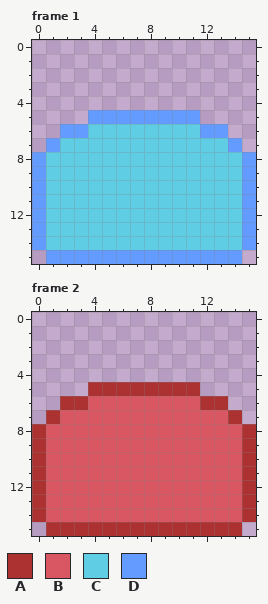
Edited in one commit: pixel-art file (apps/images/tincho_vrunner/src/props.aseprite). Above: the version before the commit.
16x16 pixels, 3 frames. Shown: frame 1, frame 2. The commit also changed other frames, which this record leaves out.
Palette (. is transparent): A #ac3232  B #d95763  C #5fcde4  D #639bff
Pixels before, frame 1, first column x 0:
 5 ....DDDDDDDD....
 6 ..DDCCCCCCCCDD..
 7 .DCCCCCCCCCCCCD.
 8 DCCCCCCCCCCCCCCD
 9 DCCCCCCCCCCCCCCD
10 DCCCCCCCCCCCCCCD
11 DCCCCCCCCCCCCCCD
12 DCCCCCCCCCCCCCCD
13 DCCCCCCCCCCCCCCD
14 DCCCCCCCCCCCCCCD
15 .DDDDDDDDDDDDDD.
Pixels before, frame 2, first column x 0:
 5 ....AAAAAAAA....
 6 ..AABBBBBBBBAA..
 7 .ABBBBBBBBBBBBA.
 8 ABBBBBBBBBBBBBBA
 9 ABBBBBBBBBBBBBBA
10 ABBBBBBBBBBBBBBA
11 ABBBBBBBBBBBBBBA
12 ABBBBBBBBBBBBBBA
13 ABBBBBBBBBBBBBBA
14 ABBBBBBBBBBBBBBA
15 .AAAAAAAAAAAAAA.
After the commit:
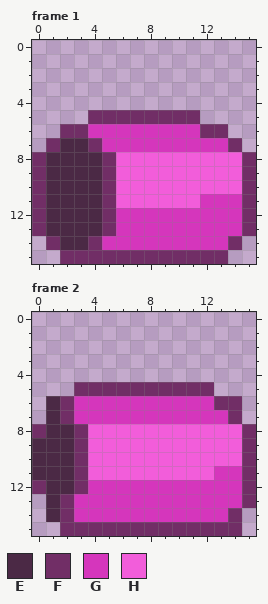
Colours new in this view: E #4b2945  F #712e66  G #d536bc  H #f25dda
Edits made:
Changed rows in their new state; - is an unchanged pixel.
Frame 1:
first column x 0:
 5 ----FFFFFFFF----
 6 --FFGGGGGGGGFF--
 7 -FEEFGGGGGGGGGF-
 8 FEEEEFHHHHHHHHHF
 9 FEEEEFHHHHHHHHHF
10 FEEEEFHHHHHHHHHF
11 FEEEEFHHHHHHGGGF
12 FEEEEFGGGGGGGGGF
13 FEEEEFGGGGGGGGGF
14 .FEEFGGGGGGGGGF.
15 -.FFFFFFFFFFFF.-
Frame 2:
first column x 0:
 5 ---FFFFFFFFFF---
 6 -EFGGGGGGGGGGFF-
 7 -EFGGGGGGGGGGGF-
 8 FEEFHHHHHHHHHHHF
 9 EEEFHHHHHHHHHHHF
10 EEEFHHHHHHHHHHHF
11 EEEFHHHHHHHHHGGF
12 FEEFGGGGGGGGGGGF
13 .EFGGGGGGGGGGGGF
14 .EFGGGGGGGGGGGF.
15 -.FFFFFFFFFFFFF-
Pixel boxes of the changes (left, top, right, bottom) in both pictures:
changed: (32, 110, 256, 264)
changed: (32, 382, 256, 536)
